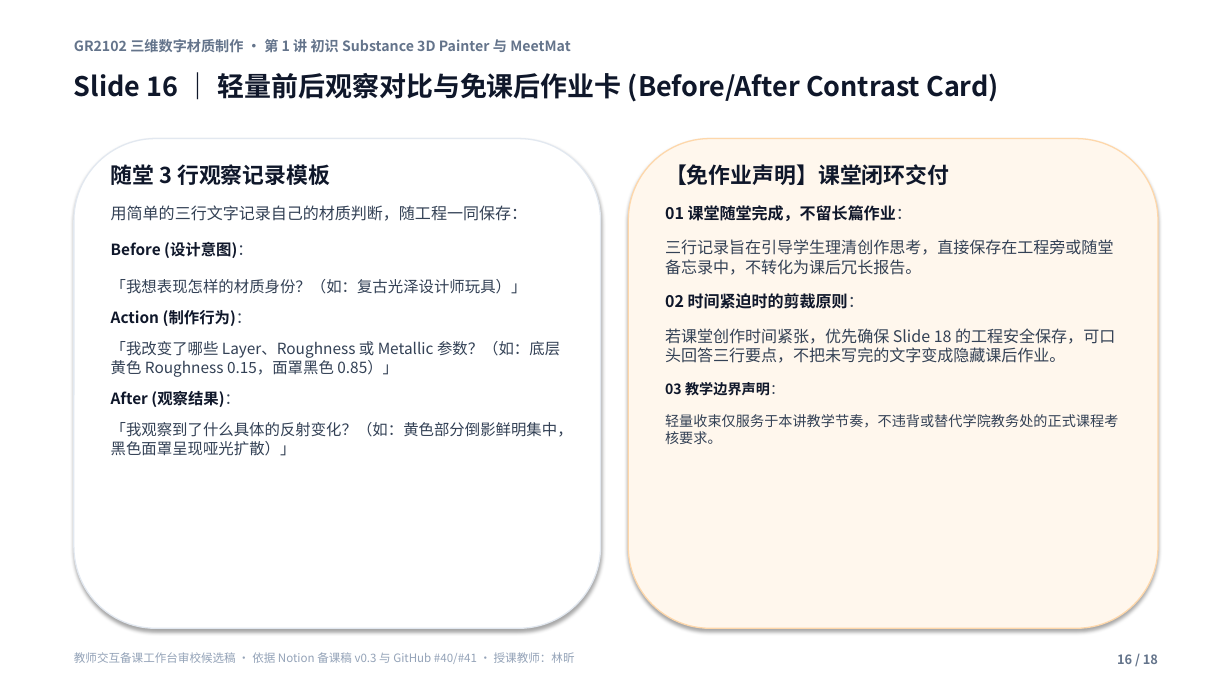
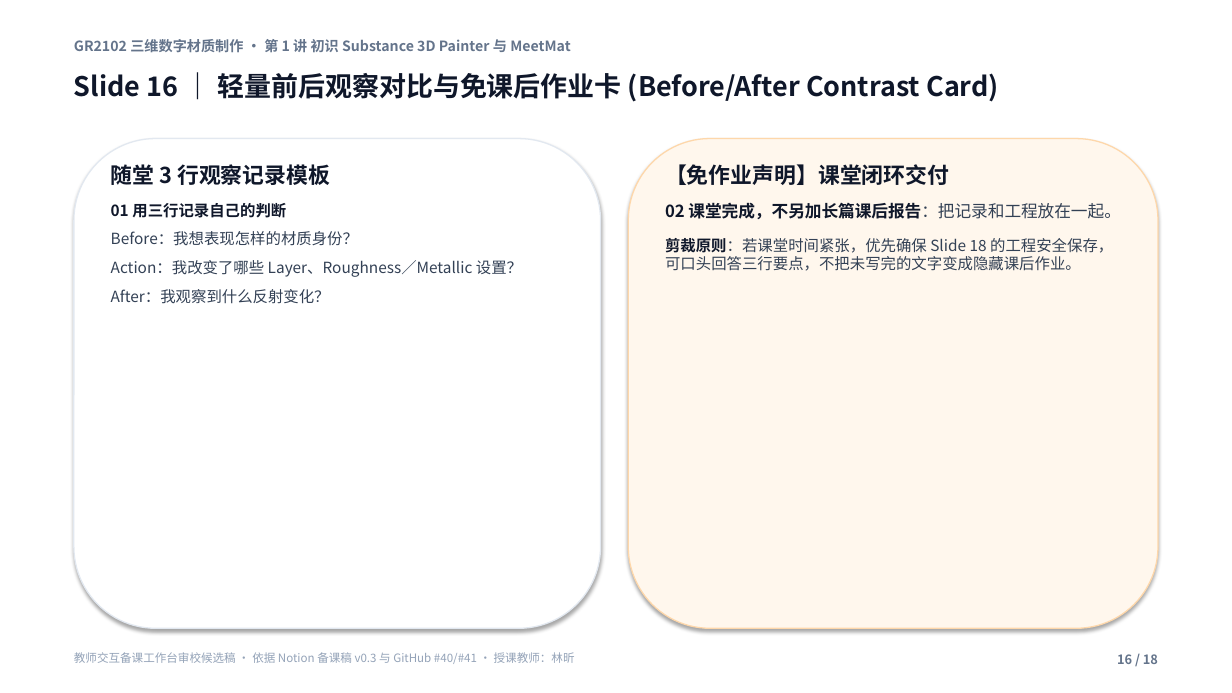
Before and after one commit to carllx/corso-pbr-materials, a slide deck: slide 16 of W1_MeetMat_18slides_teacher_review.pptx. Drawn at 1232x693 pixels with LibreOffice and Linux fonts; fonts in the diff are those of the drawing. Boxes give left, top, right and bottom in pixels: in the first picture for what was removed or moved away, otherwise in the second. Text is boxed around its words. In the diff, an @@ line names an element or a change of style, - is before the commit and + after.

```diff
--- a/W1_MeetMat_18slides_teacher_review.pptx
+++ b/W1_MeetMat_18slides_teacher_review.pptx
@@ text at [111,203,522,304]: text changed @@
-用简单的三行文字记录自己的材质判断，随工程一同保存：
-Before (设计意图)：
-「我想表现怎样的材质身份？（如：复古光泽设计师玩具）」
-Action (制作行为)：
-「我改变了哪些 Layer、Roughness 或 Metallic 参数？（如：底层黄色 Roughness 0.15，面罩黑色 0.85）」
-After (观察结果)：
-「我观察到了什么具体的反射变化？（如：黄色部分倒影鲜明集中，黑色面罩呈现哑光扩散）」
+01 用三行记录自己的判断
+Before：我想表现怎样的材质身份？
+Action：我改变了哪些 Layer、Roughness／Metallic 设置？
+After：我观察到什么反射变化？
@@ text at [665,202,1121,271]: text changed; size 12.5 to 12 pt @@
-01 课堂随堂完成，不留长篇作业：
-三行记录旨在引导学生理清创作思考，直接保存在工程旁或随堂备忘录中，不转化为课后冗长报告。
-02 时间紧迫时的剪裁原则：
-若课堂创作时间紧张，优先确保 Slide 18 的工程安全保存，可口头回答三行要点，不把未写完的文字变成隐藏课后作业。
-03 教学边界声明：
-轻量收束仅服务于本讲教学节奏，不违背或替代学院教务处的正式课程考核要求。
+02 课堂完成，不另加长篇课后报告：把记录和工程放在一起。
+剪裁原则：若课堂时间紧张，优先确保 Slide 18 的工程安全保存，可口头回答三行要点，不把未写完的文字变成隐藏课后作业。
```
Also in this commit, not shown: 17 other slides changed, 5 other files.
